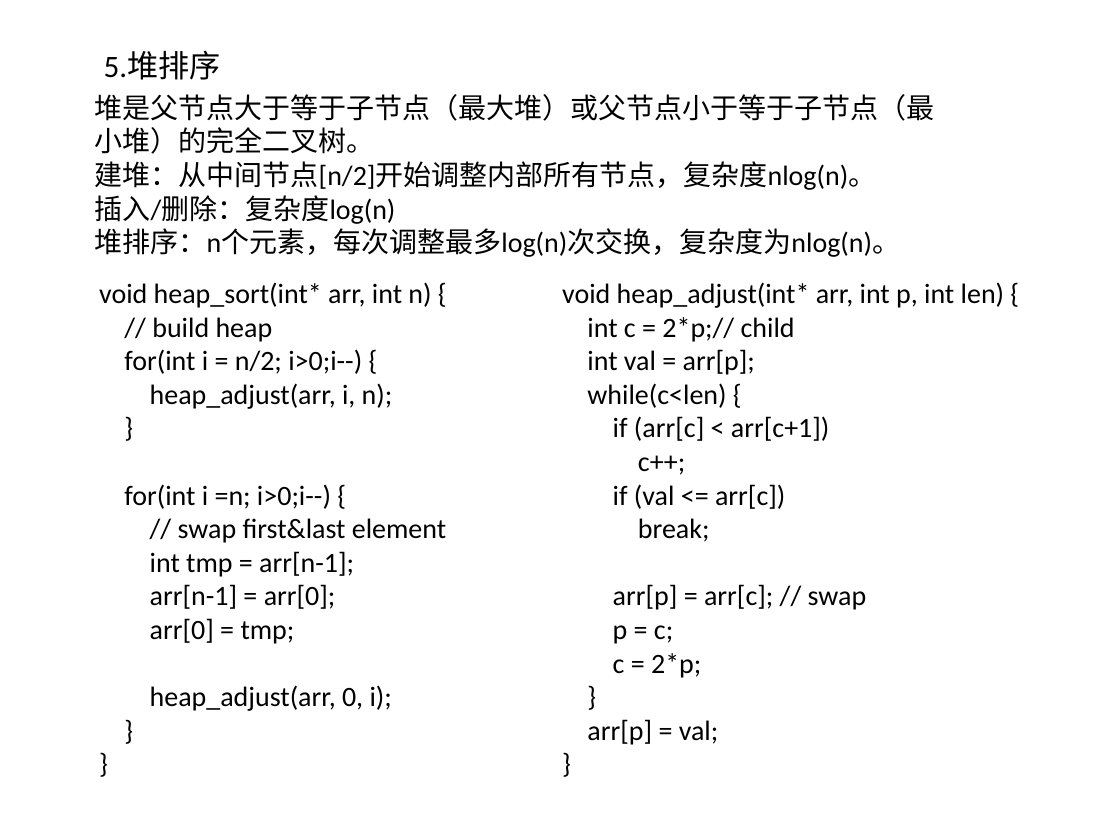
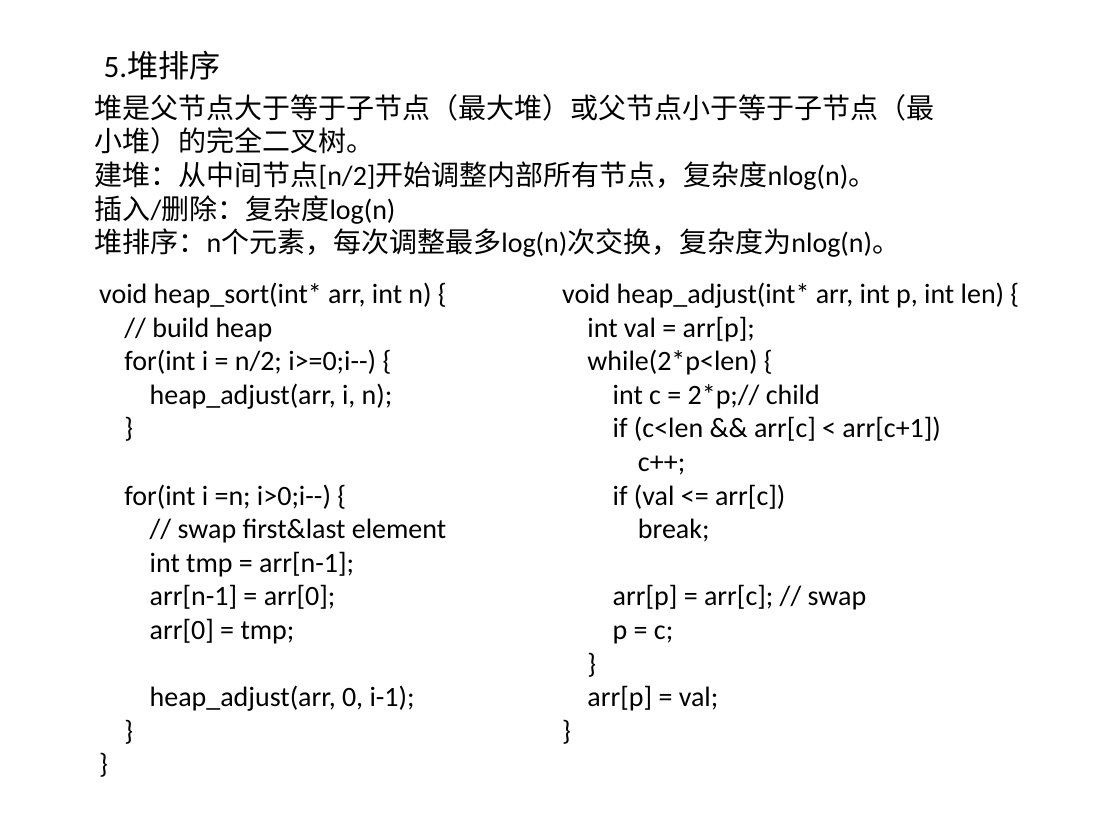
Before and after one commit to willkk/go, a slide deck: slide 7 of algos_summary.pptx. Drawn at 1120x840 pixels with LibreOffice and Linux fonts; fonts in the diff are those of the drawing. Boxes give left, top, right and bottom in pixels: in the first picture for what was removed or moved away, otherwise in the second. Text is boxed around its words. In the diff, an @@ line names an element or a change of style, - is before the commit and + after.

```diff
--- a/algos_summary.pptx
+++ b/algos_summary.pptx
@@ text at <box>587,316,757,375</box>: paragraphs added @@
+int val = arr[p];
+while(2*p<len) {
@@ text at <box>124,349,376,374</box>: text changed @@
-for(int i = n/2; i>0;i--) {
+for(int i = n/2; i>=0;i--) {
@@ text at <box>613,416,940,441</box>: text changed @@
-int val = arr[p];
-while(c<len) {
-if (arr[c] < arr[c+1])
+if (c<len && arr[c] < arr[c+1])
@@ text at <box>613,653,701,678</box>: paragraph removed @@
-c = 2*p;
@@ text at <box>150,685,415,711</box>: text changed @@
-heap_adjust(arr, 0, i);
+heap_adjust(arr, 0, i-1);
```
Also in this commit, not shown: 1 other file.
